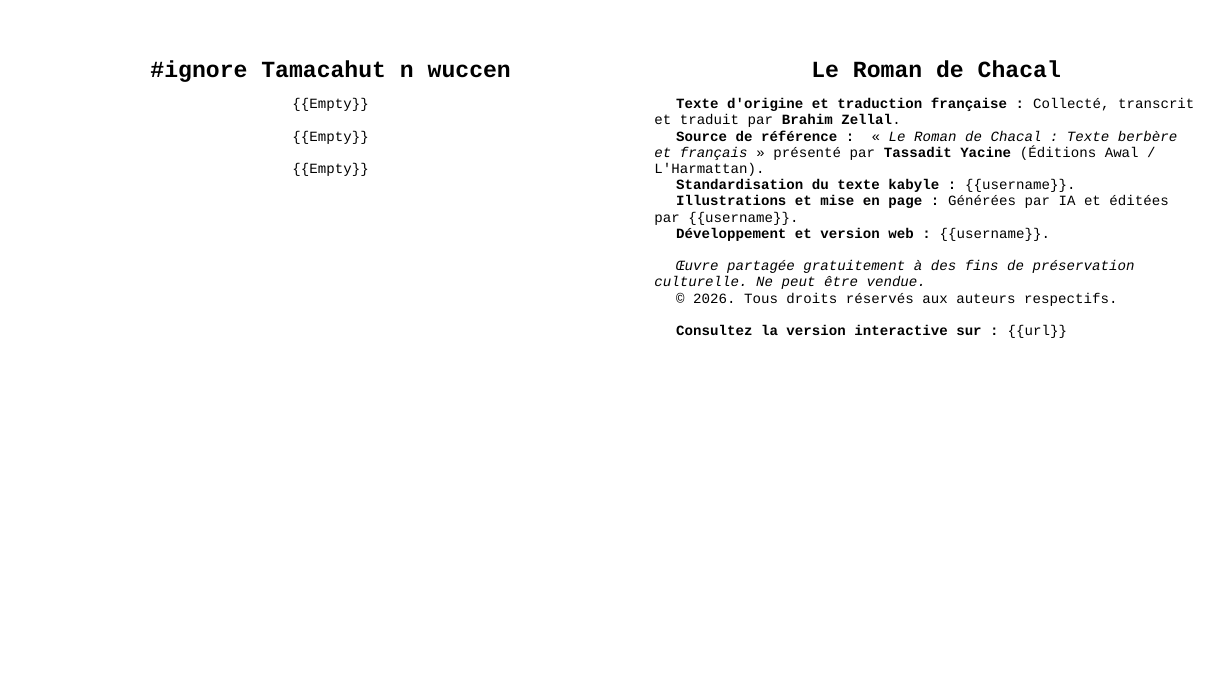
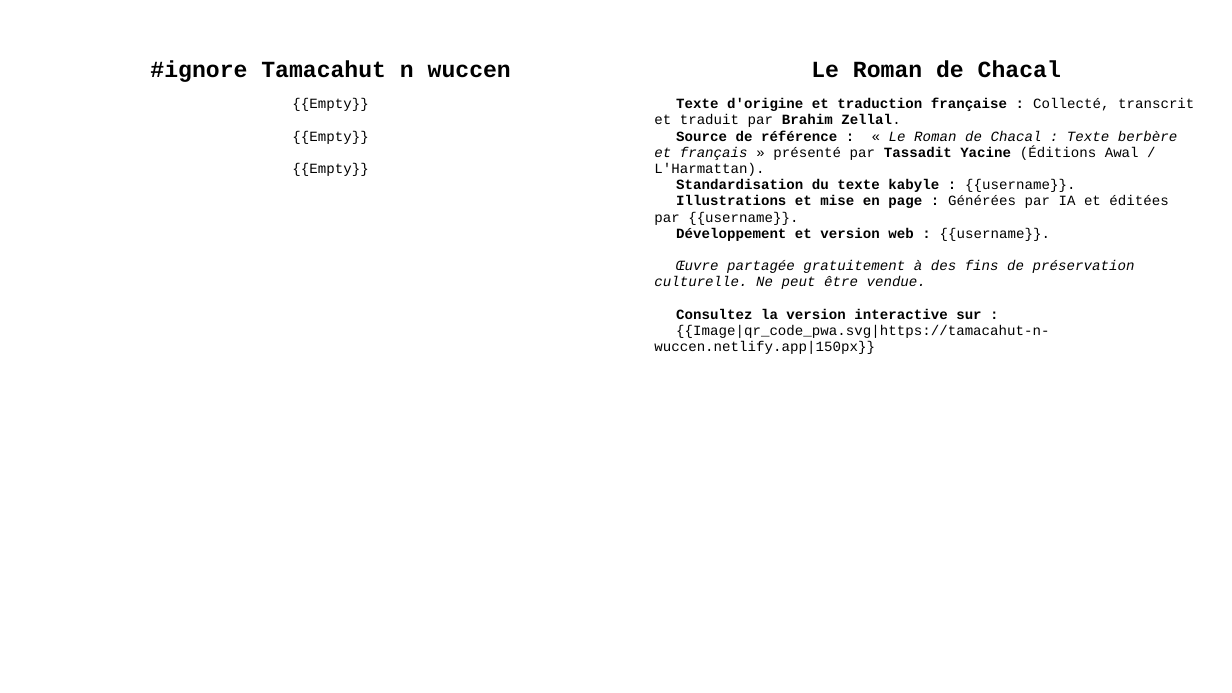
Before and after one commit to sferhah/tamacahut_n_wuccen, a slide deck: slide 2 of Uccen.ConsoleApp/Resources/pptx/uccen.pptx. Drawn at 1232x693 pixels with LibreOffice and Linux fonts; fonts in the diff are those of the drawing. Boxes give left, top, right and bottom in pixels: in the first picture for what was removed or moved away, otherwise in the second. Text is boxed around its words. In the diff, an @@ line names an element or a change of style, - is before the commit and + after.

Commit message:
Pdf generation: support wikimarkup for images

```diff
--- a/Uccen.ConsoleApp/Resources/pptx/uccen.pptx
+++ b/Uccen.ConsoleApp/Resources/pptx/uccen.pptx
@@ table at [30, 15, 1205, 668] @@
-row 3, column 3: Texte d'origine et traduction française : Collecté, transcrit et traduit par Brahim Zellal. / Source de référence : « Le Roman de Chacal : Texte berbère et français » présenté par Tassadit Yacine (Éditions Awal / L'Harmattan). / Standardisation du texte kabyle : {{username}}. / Illustrations et mise en page : Générées par IA et éditées par {{username}}. / Développement et version web : {{username}}. / Œuvre partagée gratuitement à des fins de préservation culturelle. Ne peut être vendue. / © 2026. Tous droits réservés aux auteurs respectifs. / Consultez la version interactive sur : {{url}}
+row 3, column 3: Texte d'origine et traduction française : Collecté, transcrit et traduit par Brahim Zellal. / Source de référence : « Le Roman de Chacal : Texte berbère et français » présenté par Tassadit Yacine (Éditions Awal / L'Harmattan). / Standardisation du texte kabyle : {{username}}. / Illustrations et mise en page : Générées par IA et éditées par {{username}}. / Développement et version web : {{username}}. / Œuvre partagée gratuitement à des fins de préservation culturelle. Ne peut être vendue. / Consultez la version interactive sur : / {{Image|qr_code_pwa.svg|https://tamacahut-n-wuccen.netlify.app|150px}}
```
Also in this commit, not shown: 7 other files.
